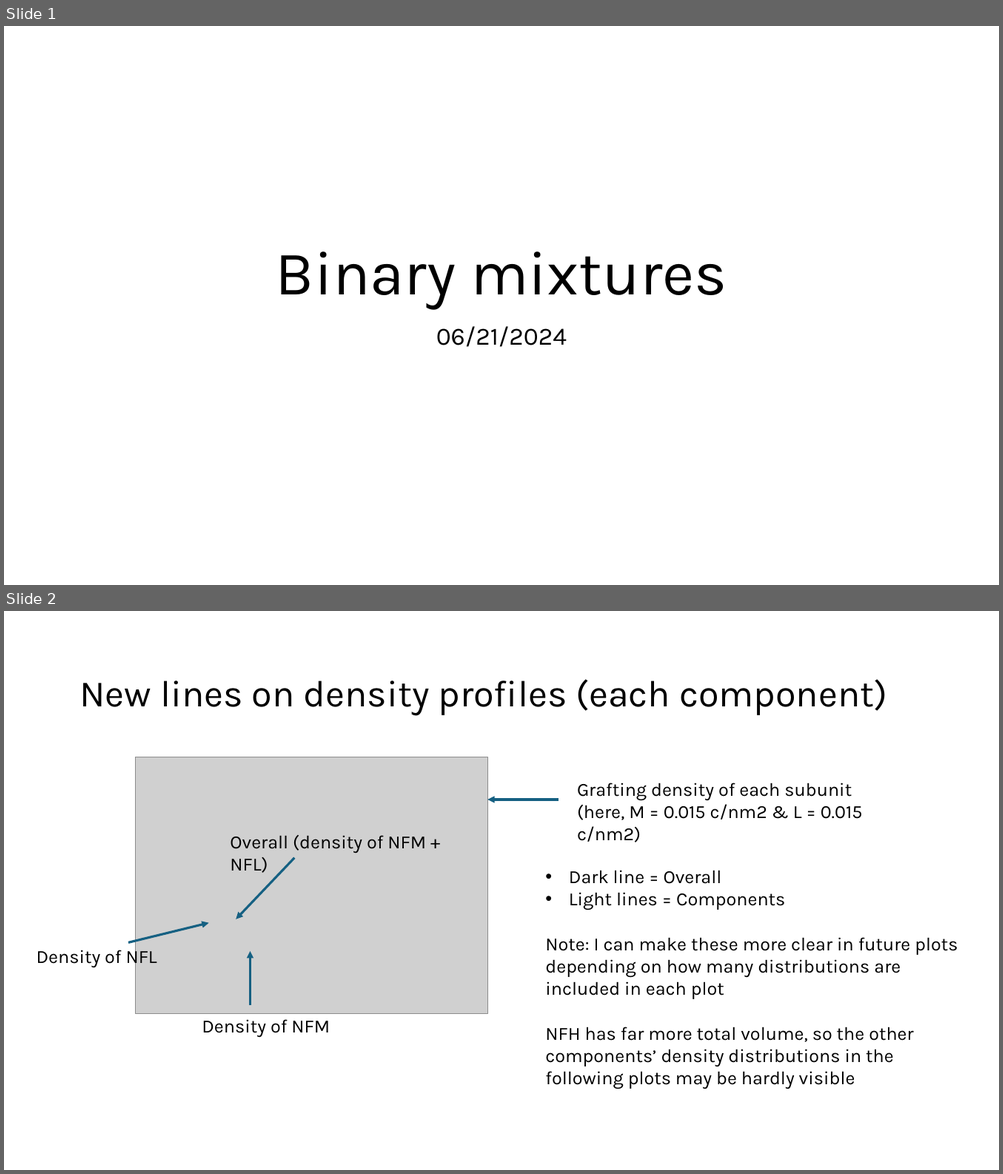
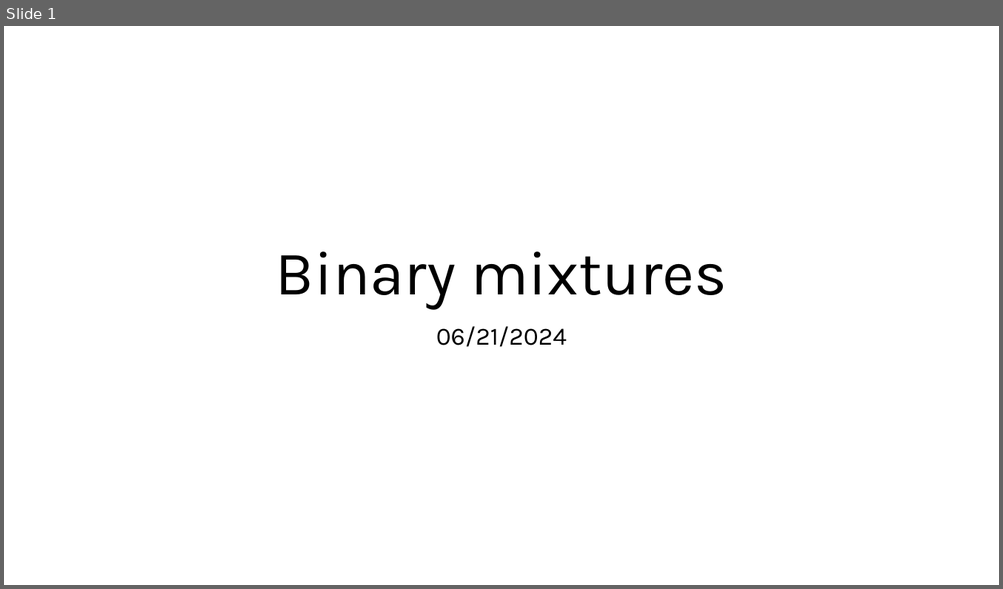
Before and after one commit to tyokokur/presentations, a slide deck: 20240621 EAD Update (Mixed Prelim) - Copy.pptx. Shown one above the other, each under a label of ours: slides 1 and 2 before the commit, slide 1 after it. The pictures are 1003x1174 and 1003x589 pixels, drawn with LibreOffice and Linux fonts; fonts in the diff are those of the drawing; grey boxes stand for pictures. Boxes give left, top, right and bottom in pixels: in the first picture for what was removed or moved away, otherwise in the second. Text is boxed around its words. In the diff, an @@ line names an element or a change of style, - is before the commit and + after.

```diff
--- a/20240621 EAD Update (Mixed Prelim) - Copy.pptx
+++ b/20240621 EAD Update (Mixed Prelim) - Copy.pptx
@@ slide 2 removed at bbox=[4, 611, 999, 1170], background #FFFFFF @@
@@ title removed at bbox=[79, 679, 887, 716] @@
-New lines on density profiles (each component)
@@ picture removed at bbox=[135, 758, 487, 1014] @@
@@ text removed at bbox=[577, 783, 862, 843] @@
-Grafting density of each subunit (here, M = 0.015 c/nm2 & L = 0.015 c/nm2)
@@ arrow removed from (558, 800) to (487, 800) @@
@@ text removed at bbox=[230, 835, 426, 873] @@
-Overall (density of NFM + NFL)
@@ arrow removed from (294, 858) to (236, 919) @@
@@ text removed at bbox=[545, 870, 957, 1090] @@
-• Dark line = Overall
-• Light lines = Components
-Note: I can make these more clear in future plots depending on how many distributions are included in each plot
-NFH has far more total volume, so the other components’ density distributions in the following plots may be hardly visible
@@ arrow removed from (128, 943) to (209, 923) @@
@@ text removed at bbox=[37, 946, 157, 968] @@
-Density of NFL
@@ arrow removed from (250, 1005) to (250, 951) @@
@@ text removed at bbox=[202, 1019, 330, 1037] @@
-Density of NFM
```
Also in this commit, not shown: 3 slides added, 3 other slides removed.
